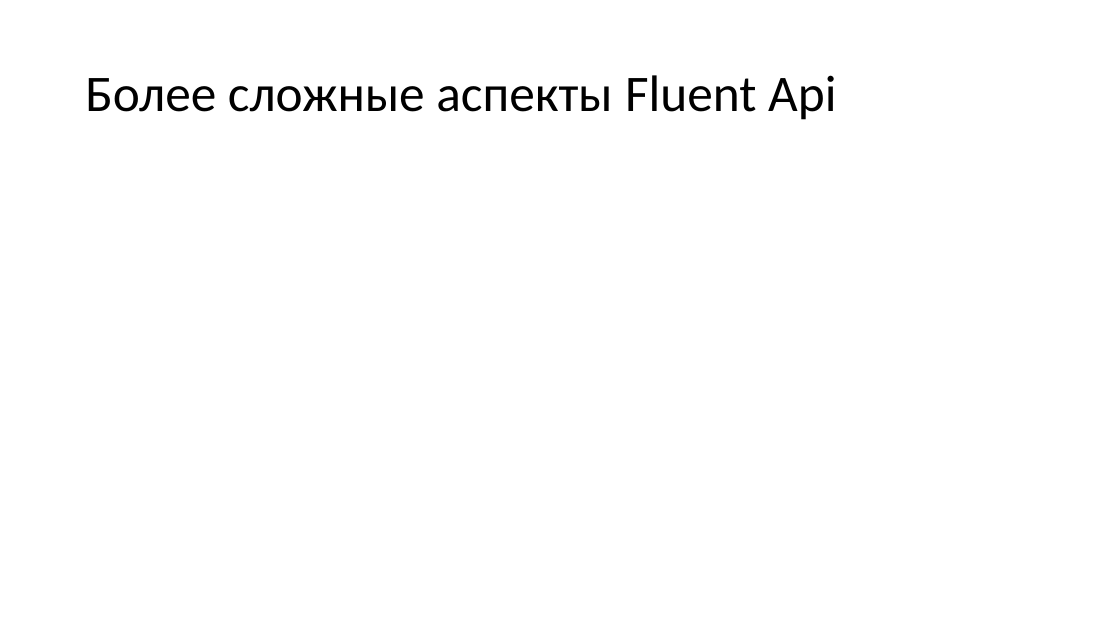
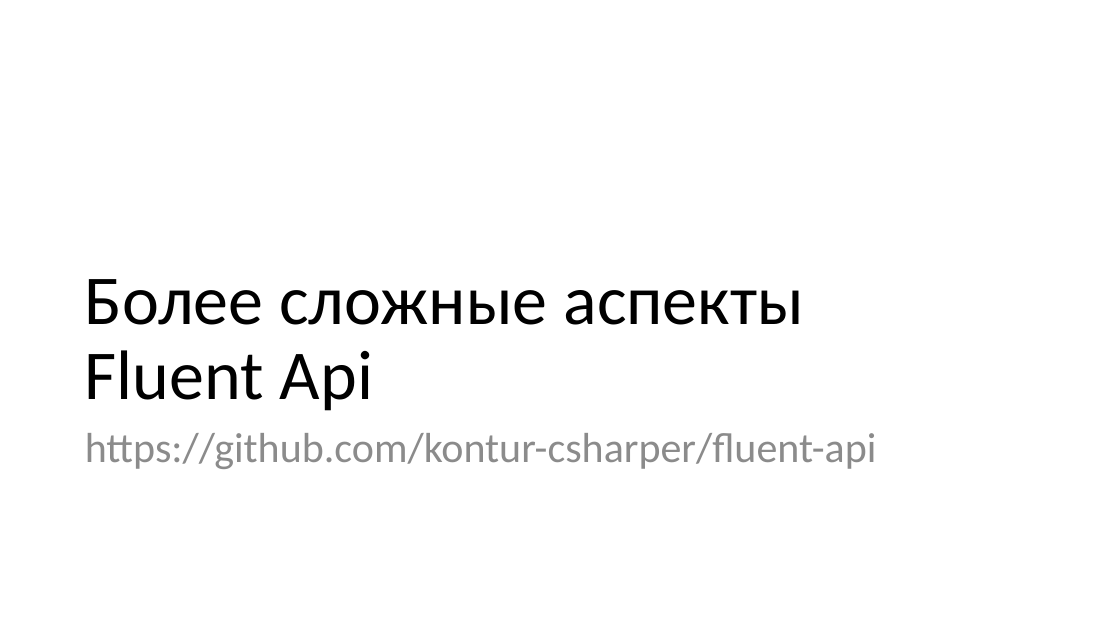
Before and after one commit to kontur-courses/fluent-api, a slide deck: slide 22 of fluent-api.pptx (slide 21 before the commit). Drawn at 1120x630 pixels with LibreOffice and Linux fonts; fonts in the diff are those of the drawing. Boxes give left, top, right and bottom in pixels: in the first picture for what was removed or moved away, otherwise in the second. Text is boxed around its words. In the diff, an @@ line names an element or a change of style, - is before the commit and + after.

Commit message:
slides

```diff
--- a/fluent-api.pptx
+++ b/fluent-api.pptx
@@ title "Более сложные аспекты Fluent Api": place and size @@
-title "Более сложные аспекты Fluent Api" at (85,75,836,120)
+title "Более сложные аспекты Fluent Api" at (85,279,803,411)
@@ title "Более сложные аспекты Fluent Api" at (85,279,803,411): size 44 to 60 pt; vertical alignment middle to bottom @@
@@ text added at (85,433,877,469), 36 pt, text #8C8C8C @@
+https://github.com/kontur-csharper/fluent-api
```
Also in this commit, not shown: 1 other slide changed, 2 slides added.
